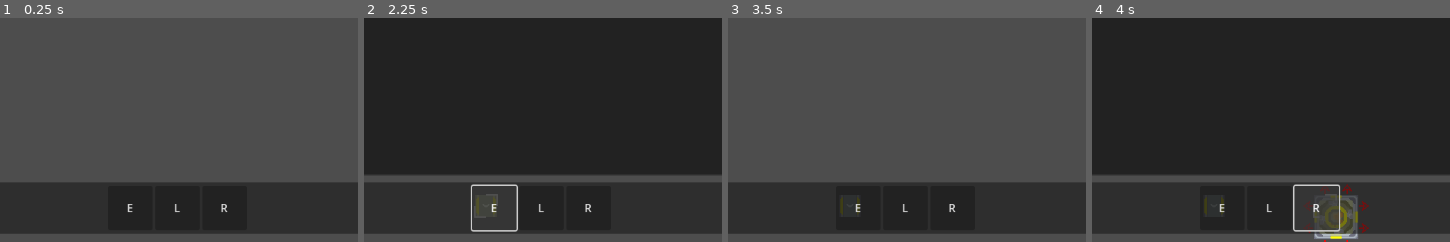
Above: before the commit, frames 1-4 (left to right).
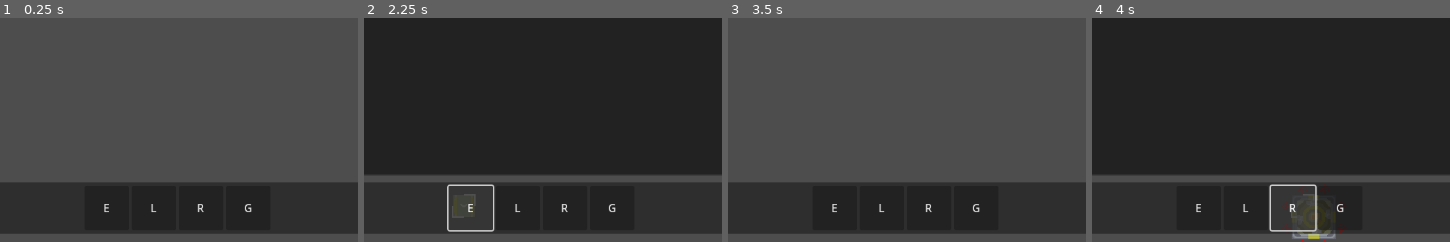
Above: after the commit, the same moments.

Repository: CesarGabriel26/Space-Factory
Game: Godot game, scene res://src/scenes/main.tscn
The game is run twice, just before and just after one commit, with the same random seed, the same clock (stepped at 60 frames per second) and the same inputs.
Inputs (mouse positions are % of the whole screen's width and height, from its top left):
- Up to frame 1 (0.25 s): no input
- Up to frame 2 (2.25 s): click "L" at 0.5 s; click (16, 35) at 1.25 s; click "E" at 2 s
- Up to frame 3 (3.5 s): click (16, 35) at 2.75 s
- Up to frame 4 (4 s): click "R" at 3.5 s
The pictures show only the part of the screen within x 31-81%, y 50-100%; the shares and areas given below are measured in that part.

The runs differ from the first frame. In frame 1, 0.3% of the frame differs, in the area x 29-71%, y 83-87%; in frame 2, 1.2%; in frame 3, 0.4%; in frame 4, 3.3%, in the area x 29-78%, y 74-100%.

Commit message:
feat: geração de energia solar

Diff:
--- a/src/data/maquinas.json
+++ b/src/data/maquinas.json
@@ -145,5 +145,13 @@
 		"data" : {
 			"tier" : "input",
 		},
+	},
+	"solatPanelSmal" : {
+		"source" : "res://src/scenes/machines/solar_panel_smal.tscn",
+		"menu_icon" : "res://src/img/builds icons/trash.png",
+		"menu" : "geradores",
+		"data" : {
+			"tier" : "1",
+		},
 	}
 }
--- /dev/null
+++ b/src/scenes/machines/solar_panel_smal.tscn
@@ -0,0 +1,28 @@
+[gd_scene load_steps=4 format=3 uid="uid://n0usgfisp1hd"]
+
+[ext_resource type="Script" path="res://src/scripts/machines/solar_panel.gd" id="1_ch4vb"]
+[ext_resource type="Texture2D" uid="uid://c70f5ot5m46da" path="res://src/img/sheets/props/SingleTileMachines.png" id="2_gk6l8"]
+
+[sub_resource type="RectangleShape2D" id="RectangleShape2D_dm1bq"]
+size = Vector2(32, 32)
+
+[node name="solar_panel_smal" type="StaticBody2D" node_paths=PackedStringArray("colisionShape", "Model")]
+collision_layer = 4
+collision_mask = 4
+script = ExtResource("1_ch4vb")
+Type = 0
+out_direction = Vector2(0, 0)
+colisionShape = NodePath("CollisionShape2D")
+Model = NodePath("model")
+
+[node name="model" type="Node2D" parent="."]
+
+[node name="layer0" type="Sprite2D" parent="model"]
+z_index = 1
+rotation = -3.14159
+texture = ExtResource("2_gk6l8")
+region_enabled = true
+region_rect = Rect2(32, 0, 32, 32)
+
+[node name="CollisionShape2D" type="CollisionShape2D" parent="."]
+shape = SubResource("RectangleShape2D_dm1bq")
--- a/src/scenes/main.tscn
+++ b/src/scenes/main.tscn
@@ -127,3 +127,5 @@
 [connection signal="gui_input" from="CanvasLayer/Ui/BuildMenu" to="CanvasLayer/Ui/BuildMenu" method="_on_gui_input"]
 [connection signal="mouse_entered" from="CanvasLayer/Ui/BuildMenu" to="CanvasLayer/Ui/BuildMenu" method="_on_mouse_entered"]
 [connection signal="mouse_exited" from="CanvasLayer/Ui/BuildMenu" to="CanvasLayer/Ui/BuildMenu" method="_on_mouse_exited"]
+[connection signal="mouse_entered" from="CanvasLayer/Ui/BuildMenu/MarginContainer" to="CanvasLayer/Ui/BuildMenu" method="_on_margin_container_mouse_entered"]
+[connection signal="mouse_exited" from="CanvasLayer/Ui/BuildMenu/MarginContainer" to="CanvasLayer/Ui/BuildMenu" method="_on_margin_container_mouse_exited"]
--- a/src/scripts/Globals/MainGlobal.gd
+++ b/src/scripts/Globals/MainGlobal.gd
@@ -30,8 +30,8 @@
 var Builds_Node = null
 var Items_Noode = null
 var pollution_level = 0.0
-
 var recipes = {}
+var light_level : float = 1.0  # Variável de nível de luminosidade
 
 
 func _ready():
--- a/src/scripts/Tools/builder.gd
+++ b/src/scripts/Tools/builder.gd
@@ -51,6 +51,7 @@
 
 		prop.out_direction = rotation_to_out_direction()
 		prop._reload()
+		print(coliding)
 		if !coliding:
 			MainGlobal.Builds_Node.add_child(prop)
 
--- /dev/null
+++ b/src/scripts/machines/solar_panel.gd
@@ -0,0 +1,19 @@
+extends BaseMachine
+
+const energy_per_second = 4
+const max_capacity = 800
+
+var current_voltage = 0
+
+func _ready():
+	pass
+
+
+# Called every frame. 'delta' is the elapsed time since the previous frame.
+func _process(delta):
+	if current_voltage < max_capacity:
+		current_voltage += (energy_per_second * MainGlobal.light_level)
+	else:
+		current_voltage = max_capacity
+	await get_tree().create_timer(1).timeout
+	pass
--- a/src/scripts/machines/trash.gd
+++ b/src/scripts/machines/trash.gd
@@ -7,13 +7,13 @@
 
 func _process(delta):
 	if preview : return
-	#update()
+	update()
+
+	for i in Outinventory:
+		Outinventory.erase(i)
+
+	#take_damage(.1)
 	#
-	#for i in Outinventory:
-		#Outinventory.erase(i)
-
-	take_damage(.1)
-
-	await get_tree().create_timer(.5).timeout
+	#await get_tree().create_timer(.5).timeout
 
 	pass
--- a/src/scripts/main/Cicles.gd
+++ b/src/scripts/main/Cicles.gd
@@ -5,7 +5,7 @@
 @export var gradient : GradientTexture1D
 @export var paused = false
 
-var day_duration : float = 120.0  # Duração de um dia em segundos
+var day_duration : float = 20 #120.0  # Duração de um dia em segundos
 var last_phase  : TimePhase = TimePhase.DAY
 var current_phase : TimePhase = TimePhase.DAY
 var time : float = 0.0
@@ -24,8 +24,6 @@
 	TimePhase.SUNRISE: "SUNRISE",
 }
 
-var light_level : float = 1.0  # Variável de nível de luminosidade
-
 func _ready():
 	update_time_phase()
 
@@ -42,7 +40,7 @@
 	self.color = gradient.gradient.sample(value)
 
 	# Calcular nível de luminosidade baseado no tempo
-	light_level = calculate_light_level(time)
+	MainGlobal.light_level = calculate_light_level(time)
 
 	update_time_phase()
 
--- a/src/scripts/ui/Menu/OptionSelectionMenu.gd
+++ b/src/scripts/ui/Menu/OptionSelectionMenu.gd
@@ -104,3 +104,11 @@
 
 func _on_mouse_exited():
 	SignalManager.emit_signal("MouseEnteredUI", false)
+
+func _on_margin_container_mouse_entered():
+	if !build_menu.visible:
+		SignalManager.emit_signal("MouseEnteredUI", true)
+
+func _on_margin_container_mouse_exited():
+	if !build_menu.visible:
+		SignalManager.emit_signal("MouseEnteredUI", false)
Not shown, changed: .gitignore
